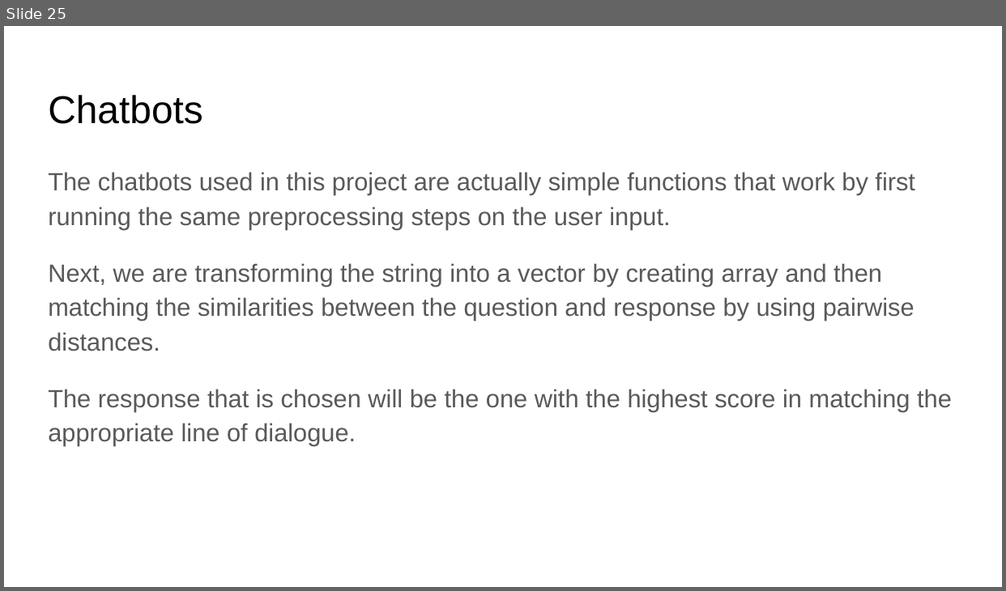
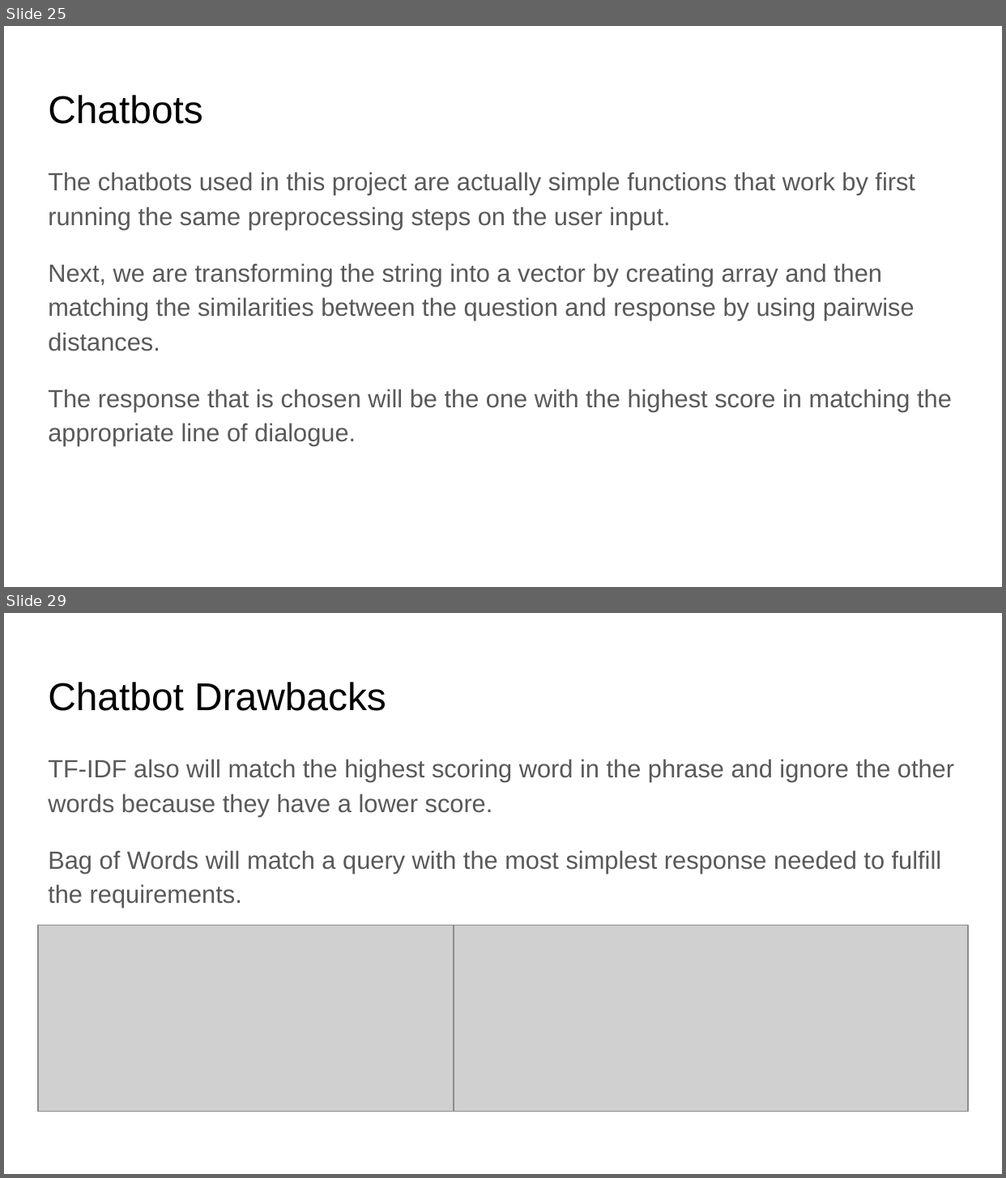
Before and after one commit to bgbarton0360/Capstone-Project-2, a slide deck: Capstone 2 Slides.pptx. Shown one above the other, each under a label of ours: slide 25 before the commit, slides 25 and 29 after it; the slides between them are not shown. The pictures are 1006x591 and 1006x1178 pixels, drawn with LibreOffice and Linux fonts; fonts in the diff are those of the drawing; grey boxes stand for pictures. Boxes give left, top, right and bottom in pixels: in the first picture for what was removed or moved away, otherwise in the second. Text is boxed around its words. In the diff, an @@ line names an element or a change of style, - is before the commit and + after.

```diff
--- a/Capstone 2 Slides.pptx
+++ b/Capstone 2 Slides.pptx
@@ slide 29 added at box(4, 613, 1002, 1174), background #FFFFFF @@
@@ title added at box(48, 682, 386, 711), 28 pt, text #000000 @@
+Chatbot Drawbacks
@@ text added at box(48, 759, 954, 908), 18 pt, text #595959 @@
+TF-IDF also will match the highest scoring word in the phrase and ignore the other words because they have a lower score.
+Bag of Words will match a query with the most simplest response needed to fulfill the requirements.
@@ picture added at box(38, 926, 453, 1112) @@
@@ picture added at box(454, 926, 968, 1112) @@
```
Also in this commit, not shown: 2 slides changed, 1 other slide added.
